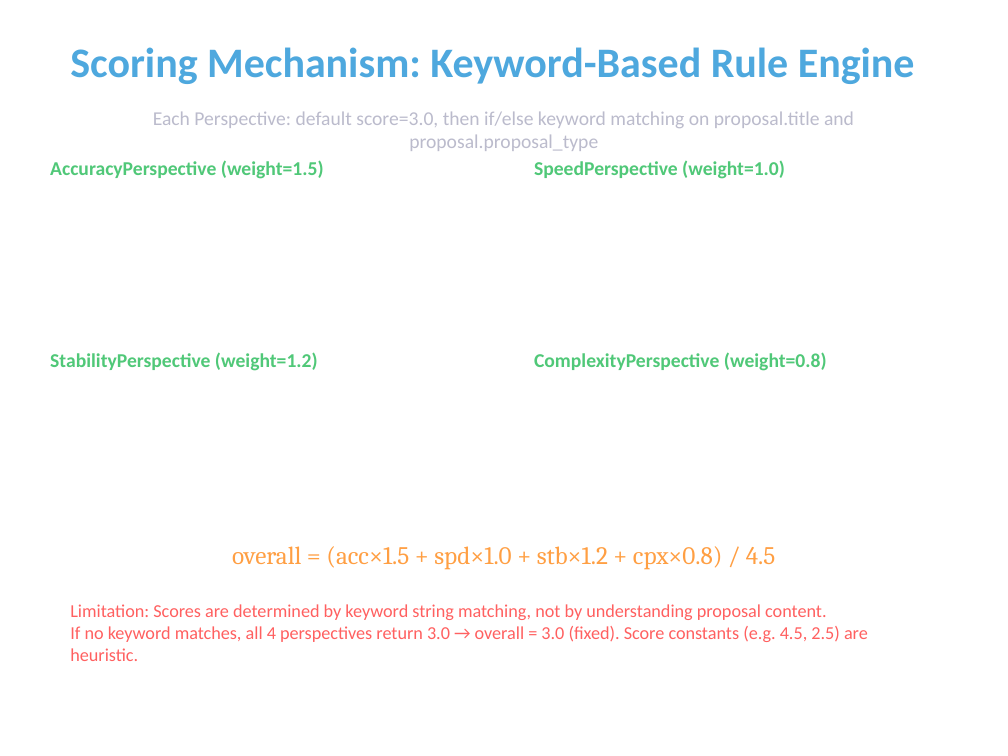
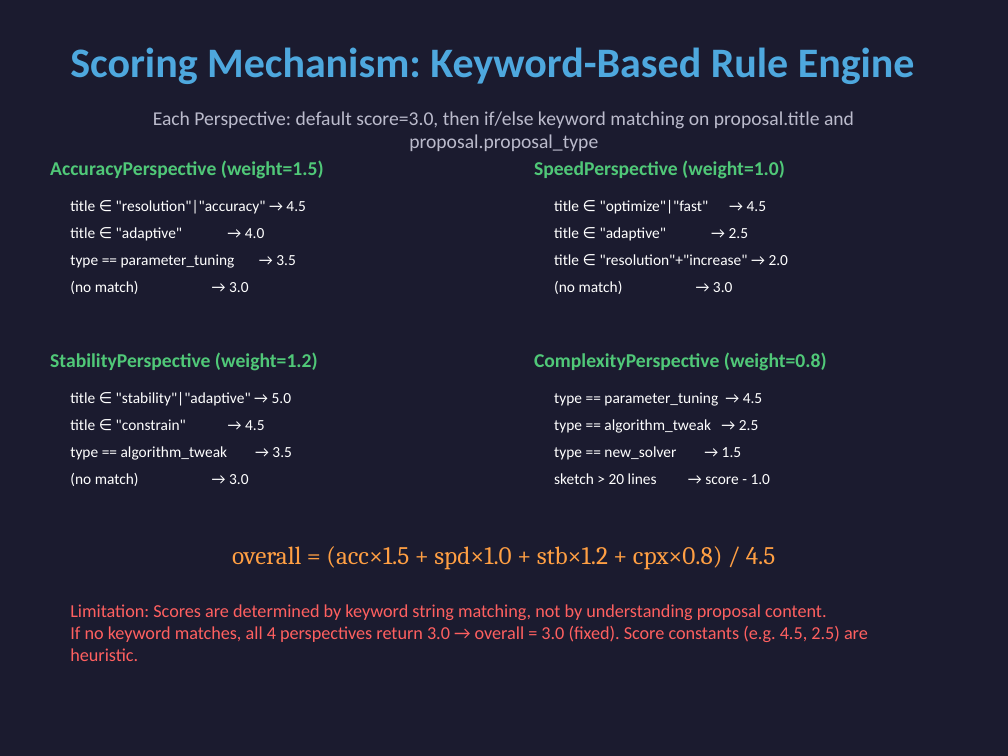
Before and after one commit to k-yoshimi/fusion-heat-transport-ai, a slide deck: slide 15 of docs/improvement_cycle_slides.pptx (slide 12 before the commit). Drawn at 1008x756 pixels with LibreOffice and Linux fonts; fonts in the diff are those of the drawing. Boxes give left, top, right and bottom in pixels: in the first picture for what was removed or moved away, otherwise in the second. Text is boxed around its words. In the diff, an @@ line names an element or a change of style, - is before the commit and + after.

```diff
--- a/docs/improvement_cycle_slides.pptx
+++ b/docs/improvement_cycle_slides.pptx
@@ background #FFFFFF to #1B1B2F @@
@@ text added at <box>70,200,306,294</box>, 11 pt, text #FFFFFF @@
+title ∈ "resolution"|"accuracy" → 4.5
+title ∈ "adaptive" → 4.0
+type == parameter_tuning → 3.5
+(no match) → 3.0
@@ text added at <box>554,200,789,294</box>, 11 pt, text #FFFFFF @@
+title ∈ "optimize"|"fast" → 4.5
+title ∈ "adaptive" → 2.5
+title ∈ "resolution"+"increase" → 2.0
+(no match) → 3.0
@@ text added at <box>70,392,292,486</box>, 11 pt, text #FFFFFF @@
+title ∈ "stability"|"adaptive" → 5.0
+title ∈ "constrain" → 4.5
+type == algorithm_tweak → 3.5
+(no match) → 3.0
@@ text added at <box>554,392,771,484</box>, 11 pt, text #FFFFFF @@
+type == parameter_tuning → 4.5
+type == algorithm_tweak → 2.5
+type == new_solver → 1.5
+sketch > 20 lines → score - 1.0
```
Also in this commit, not shown: 3 slides added, 1 slide removed, 2 other files.
